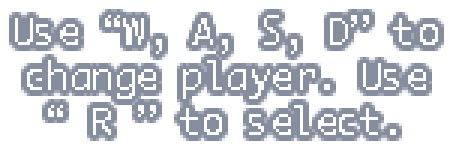
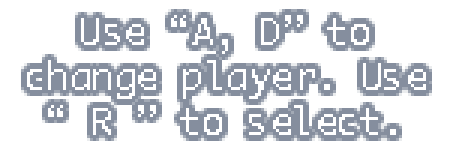
Comparing the layer stacks of the two w=450, h=150 images. Changes:
renamed "Use “W, A, S, D” to change player. Use “ R ” to select." to "Use “A, D” to change player. Use “ R ” to select.", painted on it over (15, 15, 438, 60)
